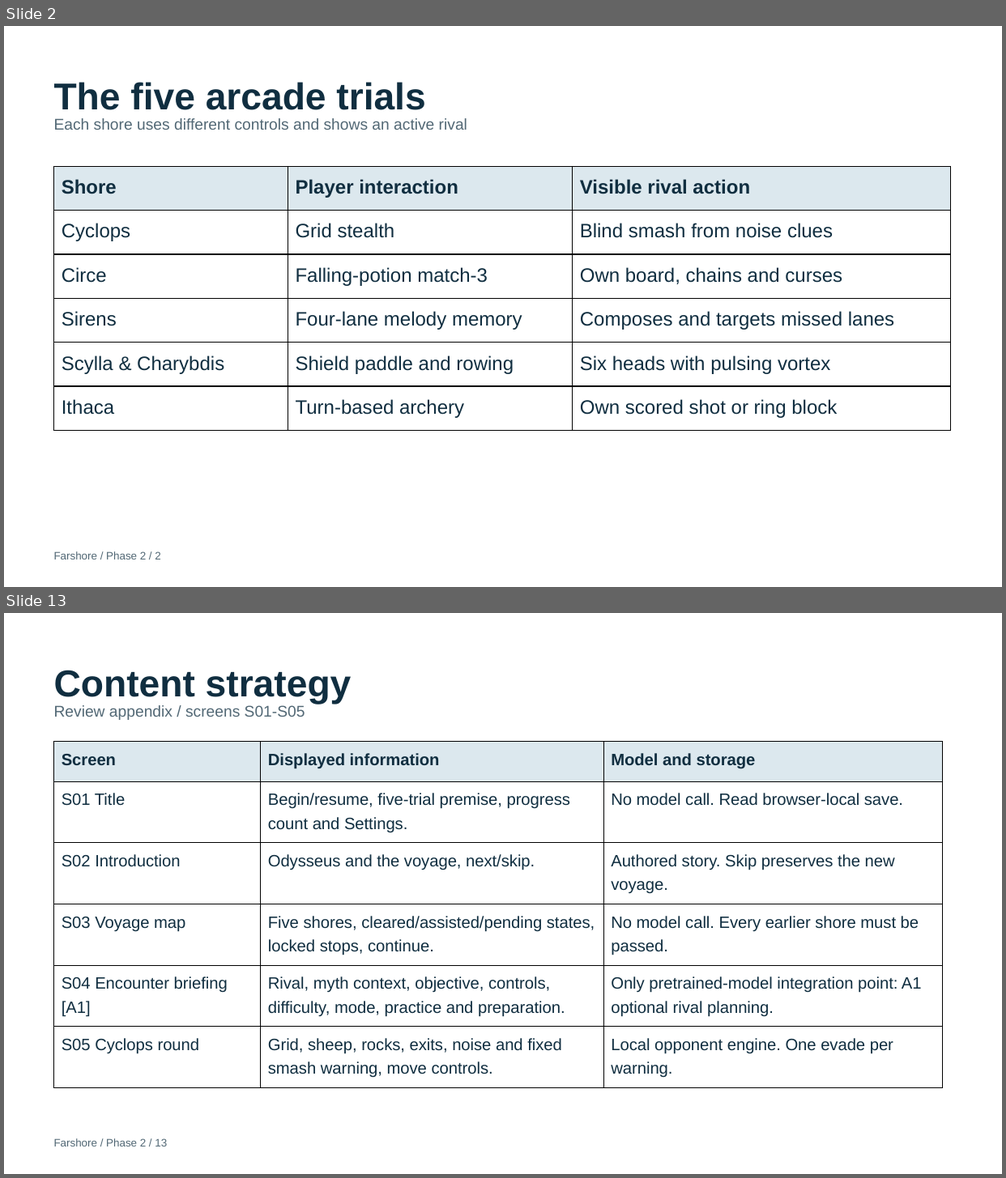
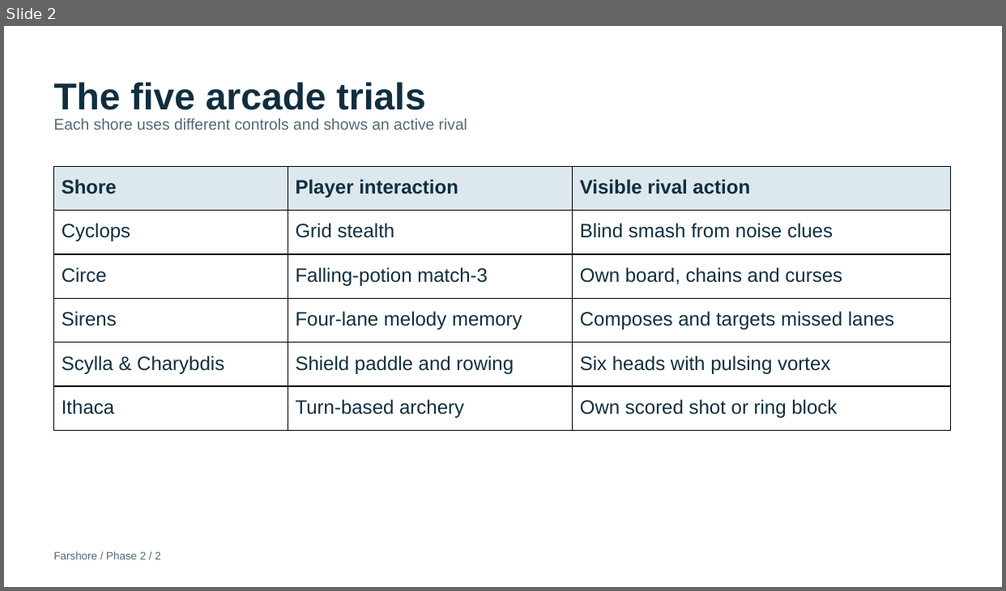
Before and after one commit to RavangDai/Farshore, a slide deck: Farshore Context and Assisment/docs/assignment/phase2-arcade/Farshore-Phase-2-Arcade-Presentation.pptx. Shown one above the other, each under a label of ours: slides 2 and 13 before the commit, slide 2 after it; the slides between them are not shown. The pictures are 1006x1178 and 1006x591 pixels, drawn with LibreOffice and Linux fonts; fonts in the diff are those of the drawing. Boxes give left, top, right and bottom in pixels: in the first picture for what was removed or moved away, otherwise in the second. Text is boxed around its words. In the diff, an @@ line names an element or a change of style, - is before the commit and + after.

```diff
--- a/Farshore Context and Assisment/docs/assignment/phase2-arcade/Farshore-Phase-2-Arcade-Presentation.pptx
+++ b/Farshore Context and Assisment/docs/assignment/phase2-arcade/Farshore-Phase-2-Arcade-Presentation.pptx
@@ slide 13 removed at box(4, 613, 1002, 1174), background #FFFFFF @@
@@ text removed at box(54, 670, 351, 704) @@
-Content strategy
@@ text removed at box(54, 705, 305, 720) @@
-Review appendix / screens S01-S05
@@ table removed at box(54, 742, 943, 1088), 6 rows, 3 columns @@
-Screen | Displayed information | Model and storage
-S01 Title | Begin/resume, five-trial premise, progress count and Settings. | No model call. Read browser-local save.
-S02 Introduction | Odysseus and the voyage, next/skip. | Authored story. Skip preserves the new voyage.
-S03 Voyage map | Five shores, cleared/assisted/pending states, locked stops, continue. | No model call. Every earlier shore must be passed.
-S04 Encounter briefing [A1] | Rival, myth context, objective, controls, difficulty, mode, practice and preparation. | Only pretrained-model integration point: A1 optional rival planning.
-S05 Cyclops round | Grid, sheep, rocks, exits, noise and fixed smash warning, move controls. | Local opponent engine. One evade per warning.
@@ text removed at box(54, 1139, 167, 1147) @@
-Farshore / Phase 2 / 13
```
Also in this commit, not shown: 4 slides changed, 2 slides added, 44 other slides removed, 8 other files.
